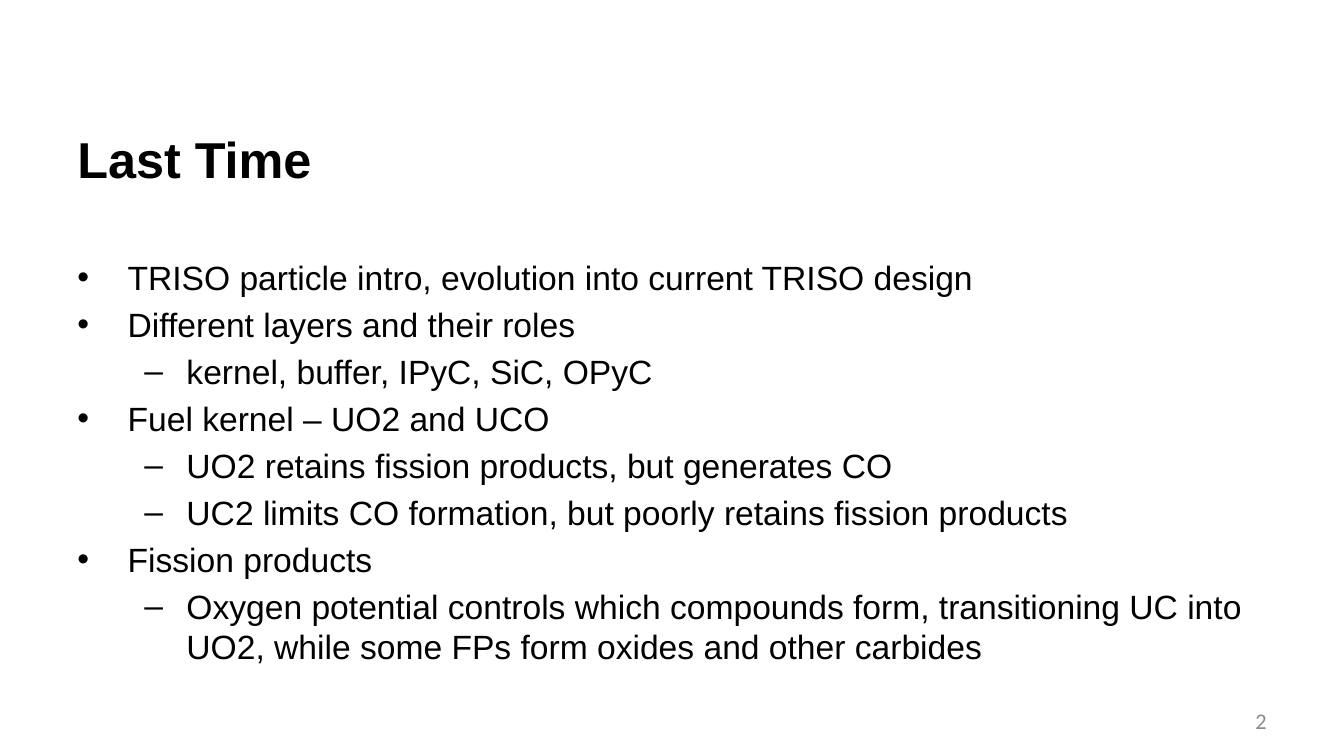
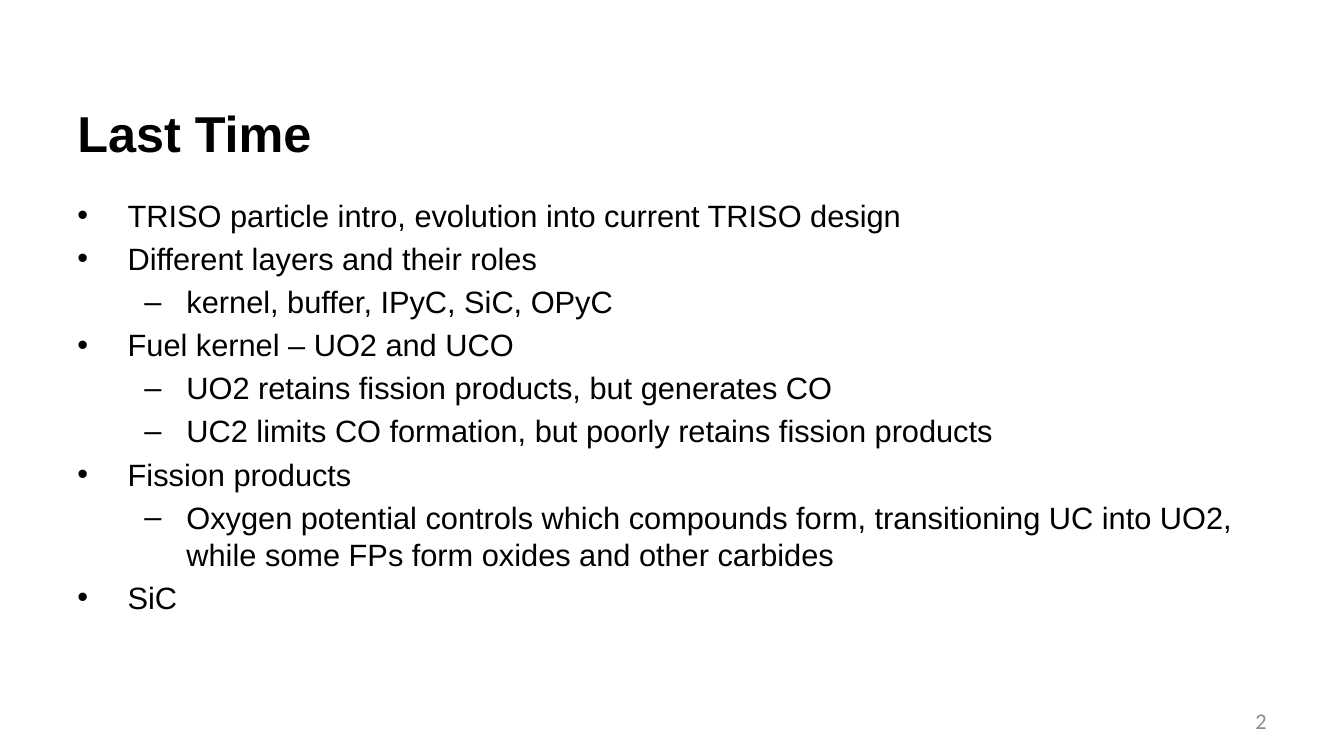
Before and after one commit to benbeeler/TEACHING, a slide deck: slide 2 of Advanced Reactor Materials/Fall2026/Lec4_TRISO.pptx. Drawn at 1344x756 pixels with LibreOffice and Linux fonts; fonts in the diff are those of the drawing; background and template pictures are left out. Boxes give left, top, right and bottom in pixels: in the first picture for what was removed or moved away, otherwise in the second. Text is boxed around its words. In the diff, an @@ line names an element or a change of style, - is before the commit and + after.

```diff
--- a/Advanced Reactor Materials/Fall2026/Lec4_TRISO.pptx
+++ b/Advanced Reactor Materials/Fall2026/Lec4_TRISO.pptx
@@ title "Last Time": place and size @@
-title "Last Time" at [77, 141, 312, 179]
+title "Last Time" at [77, 115, 312, 153]
@@ text "TRISO particle intro, evolution into ...": place and size @@
-text "TRISO particle intro, evolution into ..." at [128, 265, 1241, 664]
+text "TRISO particle intro, evolution into ..." at [128, 204, 1232, 610]
@@ text at [128, 204, 1232, 567]: size 24 to 22 pt @@
@@ text at [128, 586, 178, 610]: paragraph added @@
+• SiC
```
Also in this commit, not shown: 2 other slides changed, 7 slides removed, 4 other files.
